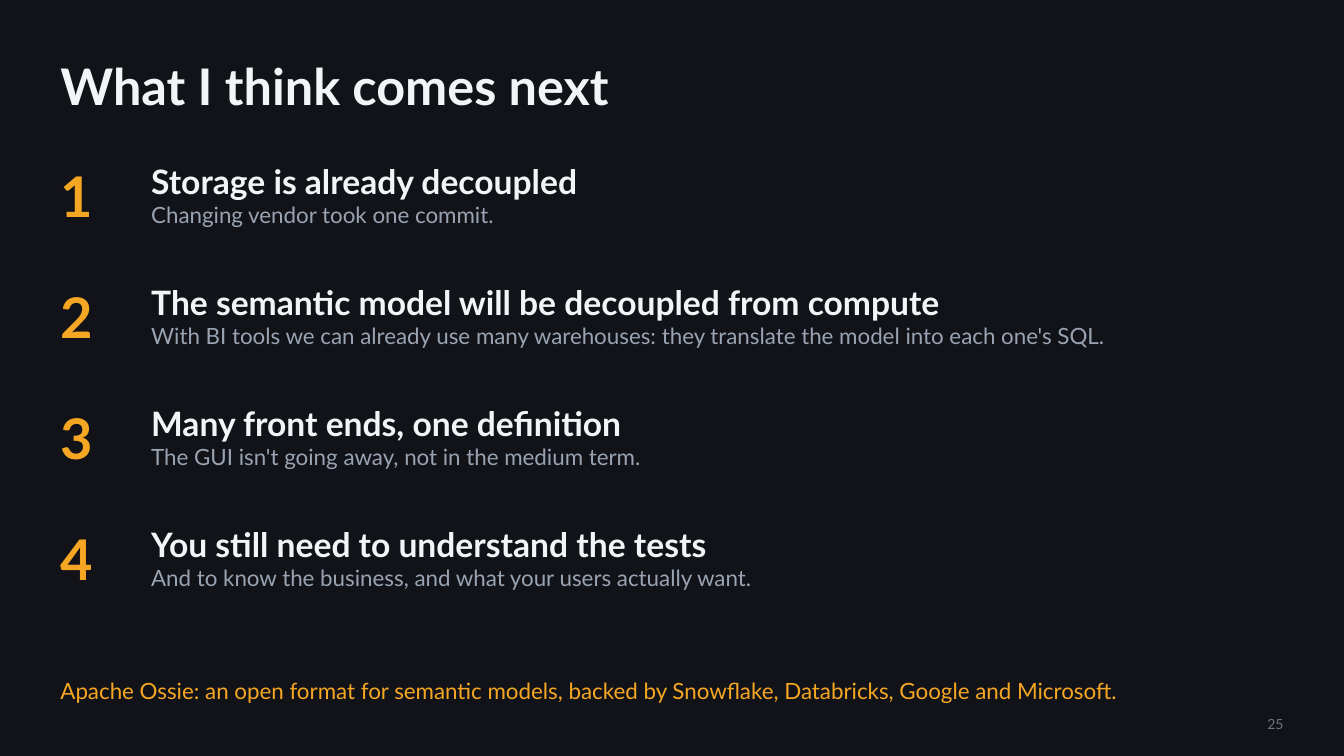
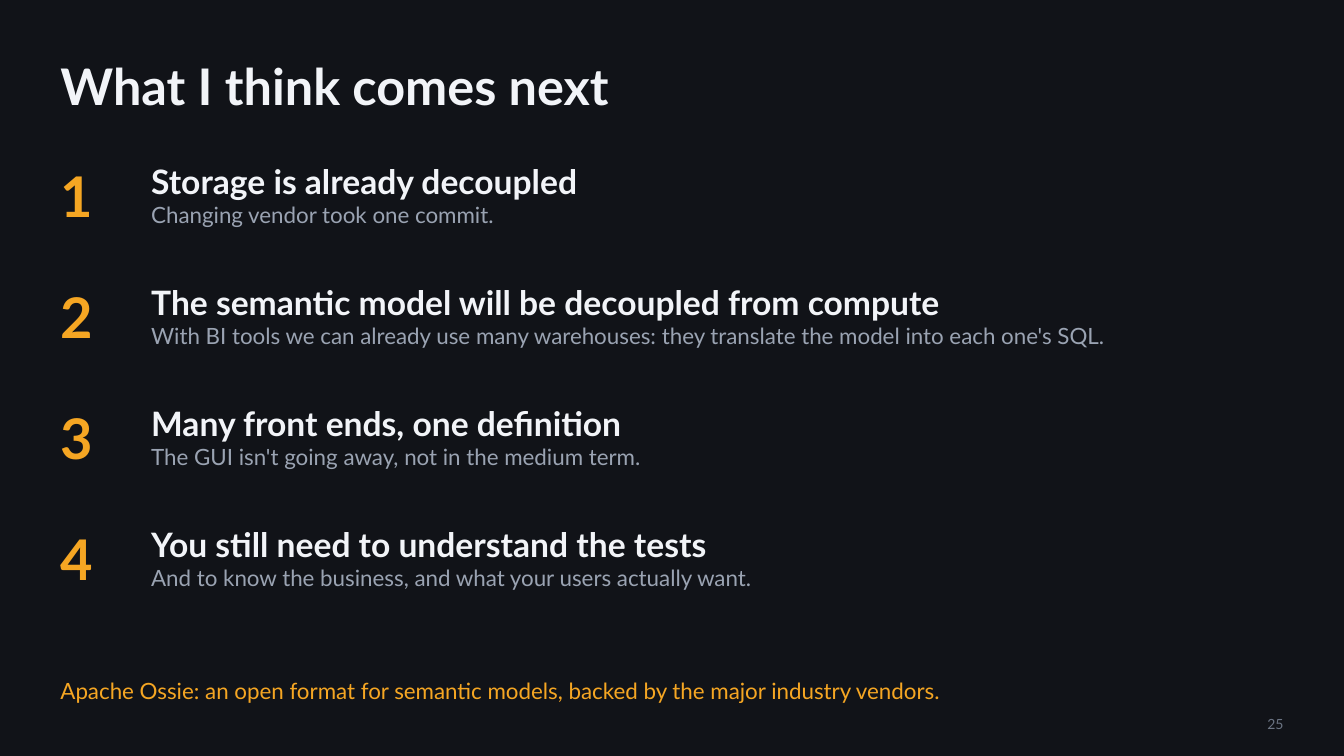
Before and after one commit to djouallah/presentations, a slide deck: slide 25 of analytics-as-code/analytics-as-code.pptx. Drawn at 1344x756 pixels with LibreOffice and Linux fonts; fonts in the diff are those of the drawing. Boxes give left, top, right and bottom in pixels: in the first picture for what was removed or moved away, otherwise in the second. Text is boxed around its words. In the diff, an @@ line names an element or a change of style, - is before the commit and + after.

```diff
--- a/analytics-as-code/analytics-as-code.pptx
+++ b/analytics-as-code/analytics-as-code.pptx
@@ text at <box>60,682,940,703</box>: text changed @@
-Apache Ossie: an open format for semantic models, backed by Snowflake, Databricks, Google and Microsoft.
+Apache Ossie: an open format for semantic models, backed by the major industry vendors.
```
Also in this commit, not shown: 1 other file.
